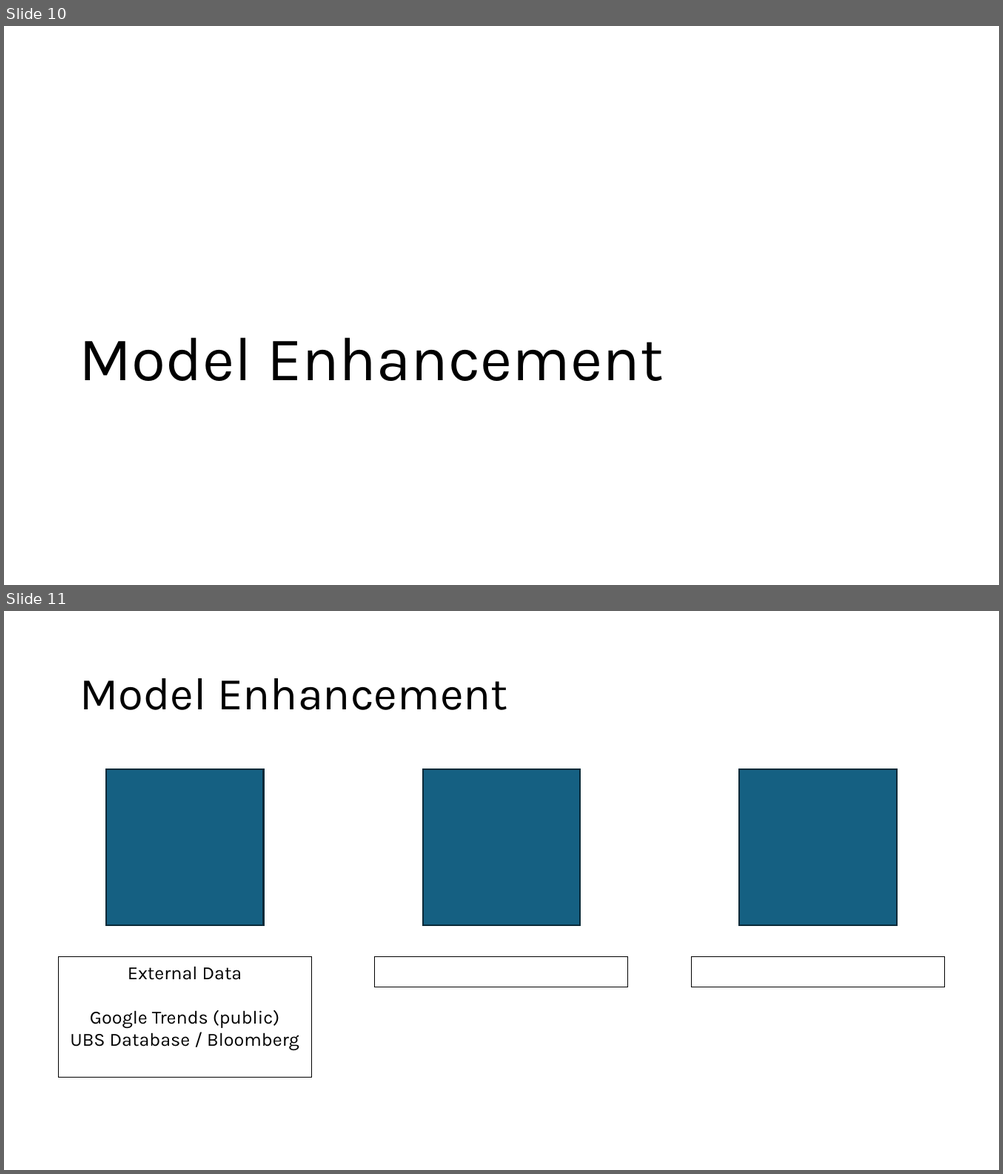
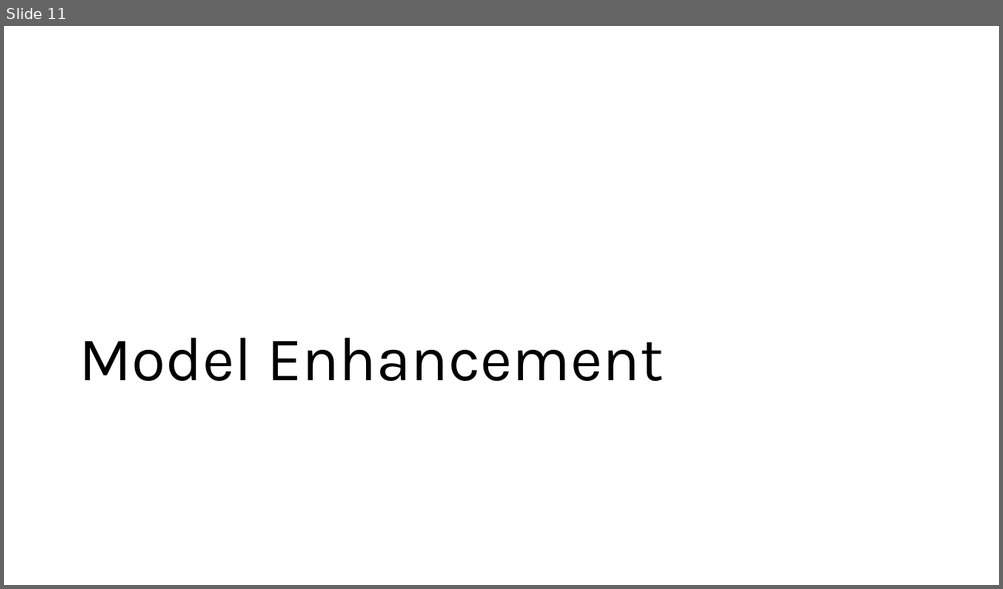
Before and after one commit to noahsta/datathon, a slide deck: docs/GroupPresentation.pptx. Shown one above the other, each under a label of ours: slides 10 and 11 before the commit, slide 11 after it. The pictures are 1003x1174 and 1003x589 pixels, drawn with LibreOffice and Linux fonts; fonts in the diff are those of the drawing. Boxes give left, top, right and bottom in pixels: in the first picture for what was removed or moved away, otherwise in the second. Text is boxed around its words. In the diff, an @@ line names an element or a change of style, - is before the commit and + after.

```diff
--- a/docs/GroupPresentation.pptx
+++ b/docs/GroupPresentation.pptx
@@ slide 11 removed at <box>4,611,999,1170</box>, background #FFFFFF @@
@@ title removed at <box>79,678,508,710</box> @@
-Model Enhancement
@@ rectangle removed at <box>106,769,264,925</box> @@
@@ rectangle removed at <box>423,769,580,925</box> @@
@@ rectangle removed at <box>740,769,897,925</box> @@
@@ rectangle removed at <box>59,957,311,1078</box> @@
-External Data
-Google Trends (public)
-UBS Database / Bloomberg
@@ rectangle removed at <box>375,957,628,987</box> @@
@@ rectangle removed at <box>691,957,944,987</box> @@
@@ what was slide 10 is now slide 11 @@
```
Also in this commit, not shown: 7 slides changed, 3 slides added, 3 other files.
